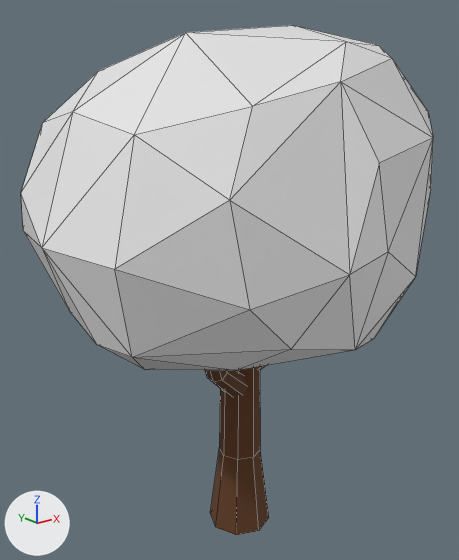
A saved change to the FBX model OlympusUnity/Assets/_Project/Art Assets/Models/Environment/AppleTrees/AppleTree_A.fbx.
Rendered twice from a camera (50 mm lens) standing at (-2.67, -3.22, 3.22) and looking at (-0.05, 0.06, 1.91). The axes (+X, +Y, +Z) are drawn at lower left. The lights are the same throughout. Mesh edges are drawn as thin lines. Where no turn or scale is listed for an object, it has been applied to the vertices.

The scene before the commit, as lines of its bpy script (objects in view):
```python
me_cube_002 = bpy.data.meshes.new('Cube.002')
me_cube_002.from_pydata(...)  # 59 vertices, 114 faces; spans x -1.4..1.4, y -1.15..1.12, z -1.0..1.13
me_cylinder_035 = bpy.data.meshes.new('Cylinder.035')
me_cylinder_035.from_pydata(...)  # 96 vertices, 64 faces; spans x -0.56..0.58, y -0.4..0.59, z -1.07..0.7
me_cylinder_035.materials.append(mat_woodbark_mtl)  # brown #633d21
ob_appletree_a_leaves_geo = bpy.data.objects.new('AppleTree_A_Leaves_geo', me_cube_002)
ob_appletree_a_leaves_geo.location = (-0.052, 0.0, 2.434)
ob_appletree_a_trunk_geo = bpy.data.objects.new('AppleTree_A_Trunk_geo', me_cylinder_035)
ob_appletree_a_trunk_geo.location = (-0.061, -0.039, 1.067)
```
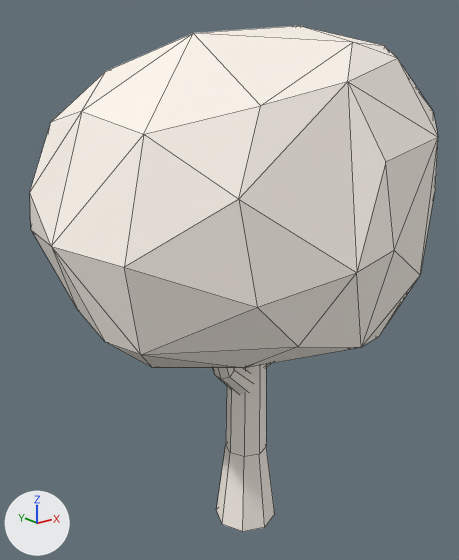
Where the newer file only moved an object's origin or applied its transform, the numbers keep the older frame.

The change, as a diff of the scene's bpy script:
```diff
--- a/OlympusUnity/Assets/_Project/Art Assets/Models/Environment/AppleTrees/AppleTree_A.fbx.py
+++ b/OlympusUnity/Assets/_Project/Art Assets/Models/Environment/AppleTrees/AppleTree_A.fbx.py
@@ mat_smalltreesrocks_mtl @@
+mat_smalltreesrocks_mtl = principled_material('SmallTreesRocks_Mtl')
+mat_smalltreesrocks_mtl.base_color = (1.0, 0.936, 0.859)  # white #fff8ee
+mat_smalltreesrocks_mtl.roughness = 0.755
@@ me_cube_002 @@
 me_cube_002.from_pydata(...)  # 59 vertices, 114 faces; spans x -1.4..1.4, y -1.15..1.12, z -1.0..1.13
 # used by ob_appletree_a_leaves_geo; location = (-0.052, 0.0, 2.434)
+# me_cube_002 part 2: the whole mesh is moved by (0.0, 0.0, 2.43)
+me_cube_002.materials.append(mat_smalltreesrocks_mtl)  # white #fff8ee
@@ me_cylinder_035 @@
 me_cylinder_035.from_pydata(...)  # 96 vertices, 64 faces; spans x -0.56..0.58, y -0.4..0.59, z -1.07..0.7
 # used by ob_appletree_a_trunk_geo; location = (-0.061, -0.039, 1.067)
-me_cylinder_035.materials.append(mat_woodbark_mtl)  # brown #633d21
+# me_cylinder_035 part 1: the whole mesh is moved by (0.06, 0.0, 0.0)
+me_cylinder_035.materials.append(mat_smalltreesrocks_mtl)  # white #fff8ee
@@ ob_appletree_a_leaves_geo @@
 ob_appletree_a_leaves_geo = bpy.data.objects.new('AppleTree_A_Leaves_geo', me_cube_002)
-ob_appletree_a_leaves_geo.location = (-0.052, 0.0, 2.434)
+ob_appletree_a_leaves_geo.location = (0.0, 0.0, 0.0)
```

Boxes (x1, y1, x2, y2) around the edits, measured in the pictures (459 x 560 px):
'AppleTree_A_Leaves_geo', recoloured, moved: before (21, 25, 433, 370); after (30, 26, 438, 368)
'AppleTree_A_Trunk_geo', recoloured, mesh moved (brown to white): before (205, 365, 269, 535); after (213, 363, 275, 532)
